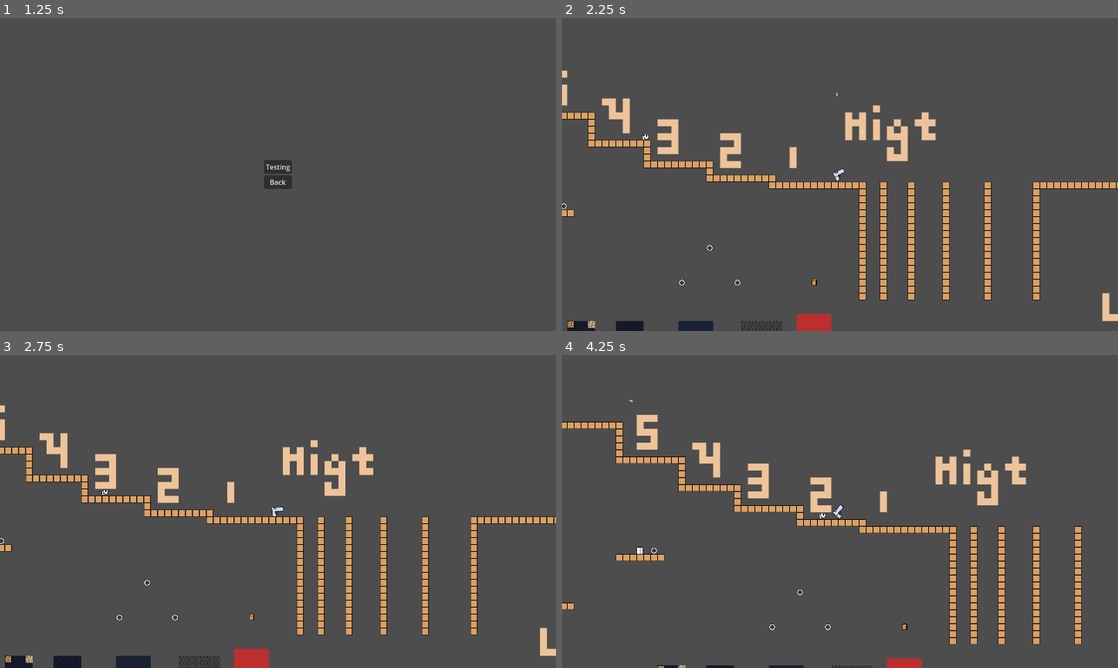
Above: before the commit, frames 1-4 (two rows, left to right).
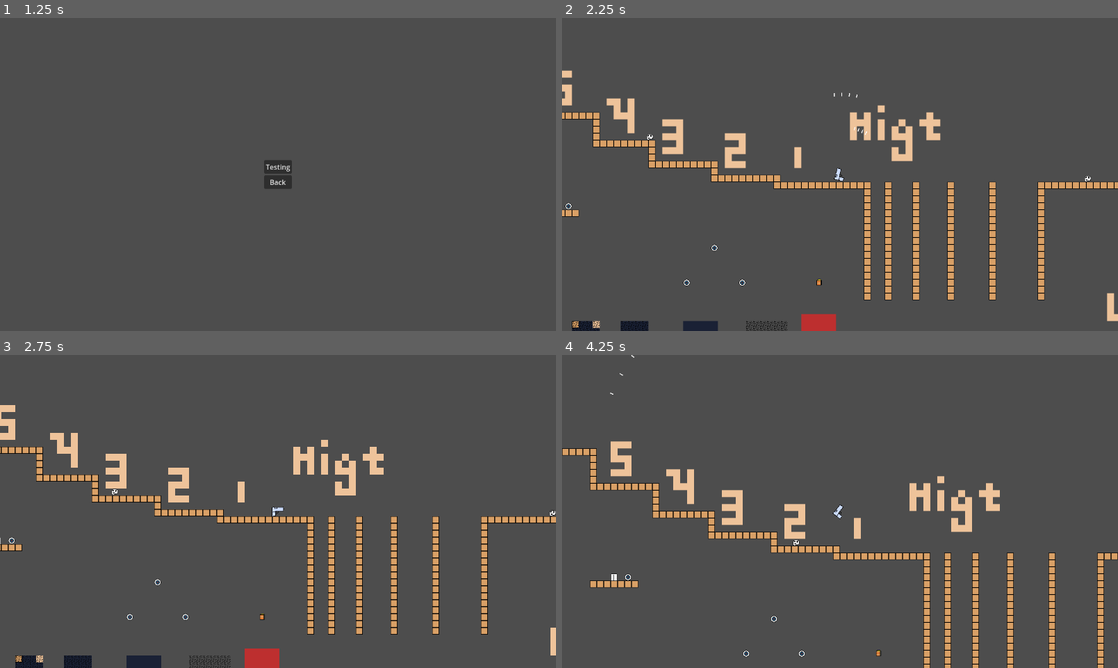
Above: after the commit, the same moments.

Repository: GamesFromANobody/JumpGun
Game: Godot game, scene res://Scenes/UI/main_menu.tscn
Two runs of this game, one before a commit and one after it. Both use one fixed random seed, a clock stepped at 60 frames per second and the inputs below.
Inputs (mouse positions are in pixels of both pictures, inside the frame that each line leads up to):
- Up to frame 1 (1.25 s): click "Level Select" at 0.5 s
- Up to frame 2 (2.25 s): click "Testing" at 1.25 s; tap Enter at 2 s; move the mouse to (962, 158) at 2.02 s; click (962, 158) at 2.1 s
- Up to frame 3 (2.75 s): no input
- Up to frame 4 (4.25 s): move the mouse to (728, 527) at 2.77 s; right-click (728, 527) at 2.85 s; click (728, 527) at 3.05 s; move the mouse to (895, 442) at 3.52 s; click (895, 442) at 3.6 s

Frame 1 is identical in both runs. In frame 2, 7.9% of the frame differs, in the area x 0-100%, y 16-100%; in frame 3, 11%; in frame 4, 14%, in the area x 0-100%, y 0-100%.

Commit message:
wip_shotgun
partially-implemented shotgun.

Diff:
--- a/jumpgun/Scenes/Levels/level_test.tscn
+++ b/jumpgun/Scenes/Levels/level_test.tscn
@@ -88,7 +88,7 @@
 script = ExtResource("4_h2bnh")
 
 [node name="Enemies" type="TileMapLayer" parent="."]
-tile_map_data = PackedByteArray("AAArAP3/AAACAAAAAAAsAP3/AAA …(207 unchanged characters)… ACAAAAAAA6AP3/AAACAAAAAADe//b/AAAAAAAAAAA=")
+tile_map_data = PackedByteArray("AAArAP3/AAACAAAAAAAsAP3/AAA …(207 unchanged characters)… ACAAAAAAA6AP3/AAACAAAAAADe//b/AAAAAAAAAADQABQAAAAAAAAAAAAdAPz/AAAAAAAAAAA=")
 tile_set = SubResource("TileSet_a7hbx")
 script = ExtResource("6_l6xij")
 
--- a/jumpgun/Scenes/Objects/acid_pit.tscn
+++ b/jumpgun/Scenes/Objects/acid_pit.tscn
@@ -7,6 +7,7 @@
 size = Vector2(16, 14)
 
 [node name="Acid Pit" type="Area2D"]
+collision_mask = 5
 script = ExtResource("1_gc2ir")
 
 [node name="CollisionShape2D" type="CollisionShape2D" parent="."]
--- a/jumpgun/Scenes/player.tscn
+++ b/jumpgun/Scenes/player.tscn
@@ -1,11 +1,8 @@
-[gd_scene load_steps=5 format=3 uid="uid://cbjntngcsfkmj"]
+[gd_scene load_steps=4 format=3 uid="uid://cbjntngcsfkmj"]
 
 [ext_resource type="Texture2D" uid="uid://cjsko6mhgu607" path="res://Import/Textures/temp-gun.png" id="1_1c3n6"]
 [ext_resource type="Script" path="res://Scripts/player.gd" id="1_dvgqa"]
 [ext_resource type="Texture2D" uid="uid://ye4d0xhwryv4" path="res://Import/Textures/bullet.png" id="3_q0t7m"]
-
-[sub_resource type="RectangleShape2D" id="RectangleShape2D_tlfx8"]
-size = Vector2(28, 22)
 
 [node name="Player" type="RigidBody2D"]
 process_mode = 1
@@ -24,8 +21,8 @@
 scale = Vector2(40, 1.042)
 texture = ExtResource("3_q0t7m")
 
-[node name="CollisionShape2D" type="CollisionShape2D" parent="."]
-shape = SubResource("RectangleShape2D_tlfx8")
+[node name="CollisionPolygon2D" type="CollisionPolygon2D" parent="."]
+polygon = PackedVector2Array(-5, 11, -14, 11, -14, -10, 14, -10, 14, 0, 1, 0, 1, 3, -1, 5, -3, 6, -5, 6)
 
 [node name="Camera2D" type="Camera2D" parent="."]
 
--- /dev/null
+++ b/jumpgun/Scenes/player_shotgun.gd
@@ -0,0 +1,15 @@
+extends Player
+class_name PlayerShotgun
+
+func shoot():
+	var spreadAngle = 0.2
+	var bArray = [bullet_scene.instantiate() as Bullet,
+	 bullet_scene.instantiate() as Bullet,
+	 bullet_scene.instantiate() as Bullet,
+	 bullet_scene.instantiate() as Bullet]
+	for b in bArray:
+		b.transform = $Muzzle.global_transform.rotated_local(spreadAngle)
+		spreadAngle -= 0.1
+		b.speed = bullet_velocity
+		get_parent().call_deferred("add_child" ,b)
+	print("Ammo Left: ", str(currentMag))
--- /dev/null
+++ b/jumpgun/Scenes/player_shotgun.tscn
@@ -0,0 +1,23 @@
+[gd_scene load_steps=4 format=3 uid="uid://s2y5o040dcd7"]
+
+[ext_resource type="PackedScene" uid="uid://cbjntngcsfkmj" path="res://Scenes/player.tscn" id="1_psohe"]
+[ext_resource type="Script" path="res://Scenes/player_shotgun.gd" id="1_x81ol"]
+[ext_resource type="Texture2D" uid="uid://umclk13rlpwa" path="res://Import/Textures/temp-shotgun.png" id="2_n3yap"]
+
+[node name="PlayerShotgun" instance=ExtResource("1_psohe")]
+script = ExtResource("1_x81ol")
+shotType = 1
+starting_ammo = 8
+max_ammo = 8
+
+[node name="Gun" parent="." index="0"]
+texture = ExtResource("2_n3yap")
+
+[node name="LaserSight" parent="Gun" index="0"]
+position = Vector2(192.185, -4)
+
+[node name="CollisionPolygon2D" parent="." index="1"]
+polygon = PackedVector2Array(-4, 1, -7, -1, -14, 3, -16, 2, -27, 7, -31, -5, -20, -7, -17, -5, -11, -8, 33, -8, 33, -3, 16, -3, 13, 0, 5, 0, 2, -2)
+
+[node name="Muzzle" parent="." index="3"]
+position = Vector2(33, -5)
--- a/jumpgun/Scripts/player.gd
+++ b/jumpgun/Scripts/player.gd
@@ -10,7 +10,7 @@
 
 enum ShotTypes {
 	Pistol,
-	TODO_Shotgun,
+	Shotgun,
 	TODO_Sniper,
 	TODO_SMG,
 	TODO_LMG,
@@ -112,7 +112,7 @@
 
 
 
-	#shoot (force alone for now)
+	#shoot
 	if Input.is_action_just_pressed("shoot"):
 		if currentMag > 0:
 			#TODO implemet gunshot sound
@@ -124,10 +124,22 @@
 
 
 func shoot():
-	var b = bullet_scene.instantiate() as Bullet
-	b.transform = $Muzzle.global_transform
-	b.speed = bullet_velocity
-	get_parent().call_deferred("add_child" ,b)
+	#var b = bullet_scene.instantiate() as Bullet
+	#b.transform = $Muzzle.global_transform
+	#b.speed = bullet_velocity
+	#get_parent().call_deferred("add_child" ,b)
+	#print("Ammo Left: ", str(currentMag))
+	#test shotgun code.
+	var spreadAngle = 0.2
+	var bArray = [bullet_scene.instantiate() as Bullet,
+	 bullet_scene.instantiate() as Bullet,
+	 bullet_scene.instantiate() as Bullet,
+	 bullet_scene.instantiate() as Bullet]
+	for b in bArray:
+		b.transform = $Muzzle.global_transform.rotated_local(spreadAngle)
+		spreadAngle -= 0.1
+		b.speed = bullet_velocity
+		get_parent().call_deferred("add_child" ,b)
 	print("Ammo Left: ", str(currentMag))
 
 func Hit():
Binary file added: jumpgun/Import/Textures/temp-shotgun.png
Not shown, added: jumpgun/Import/Textures/temp-shotgun.png.import
